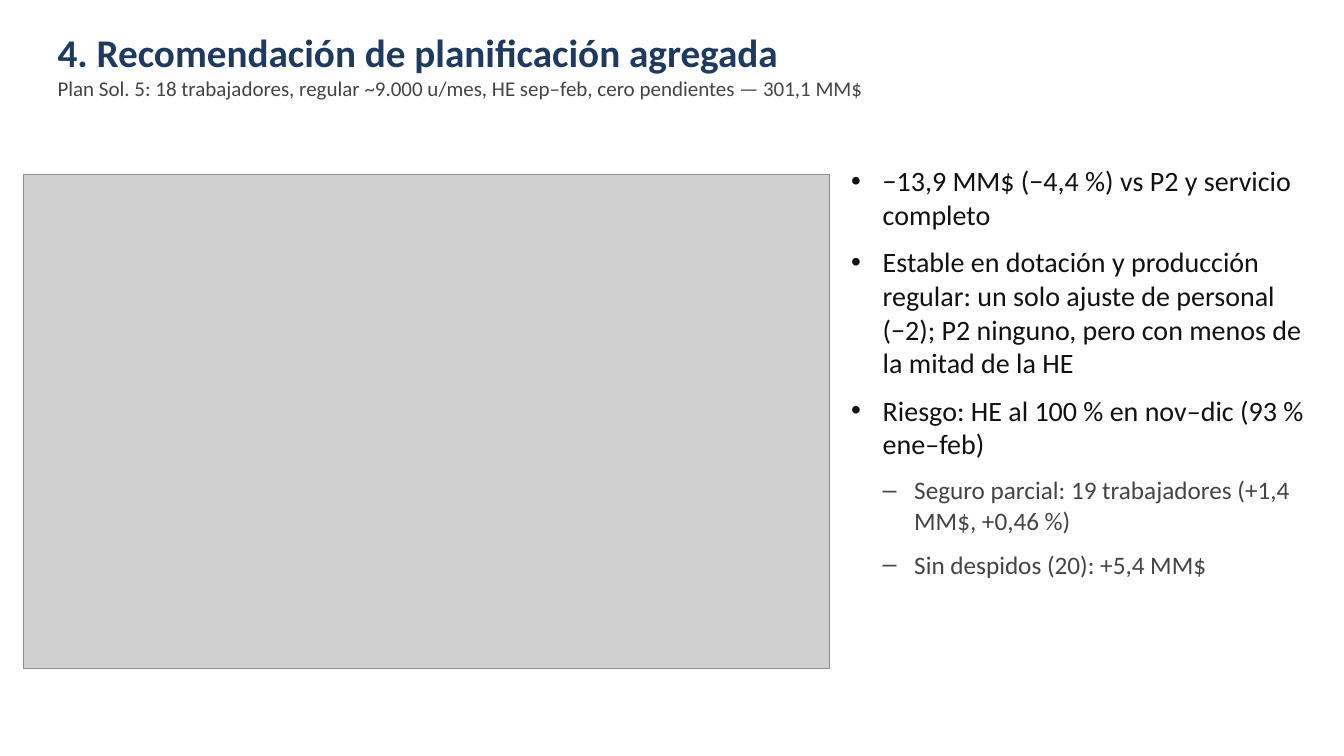
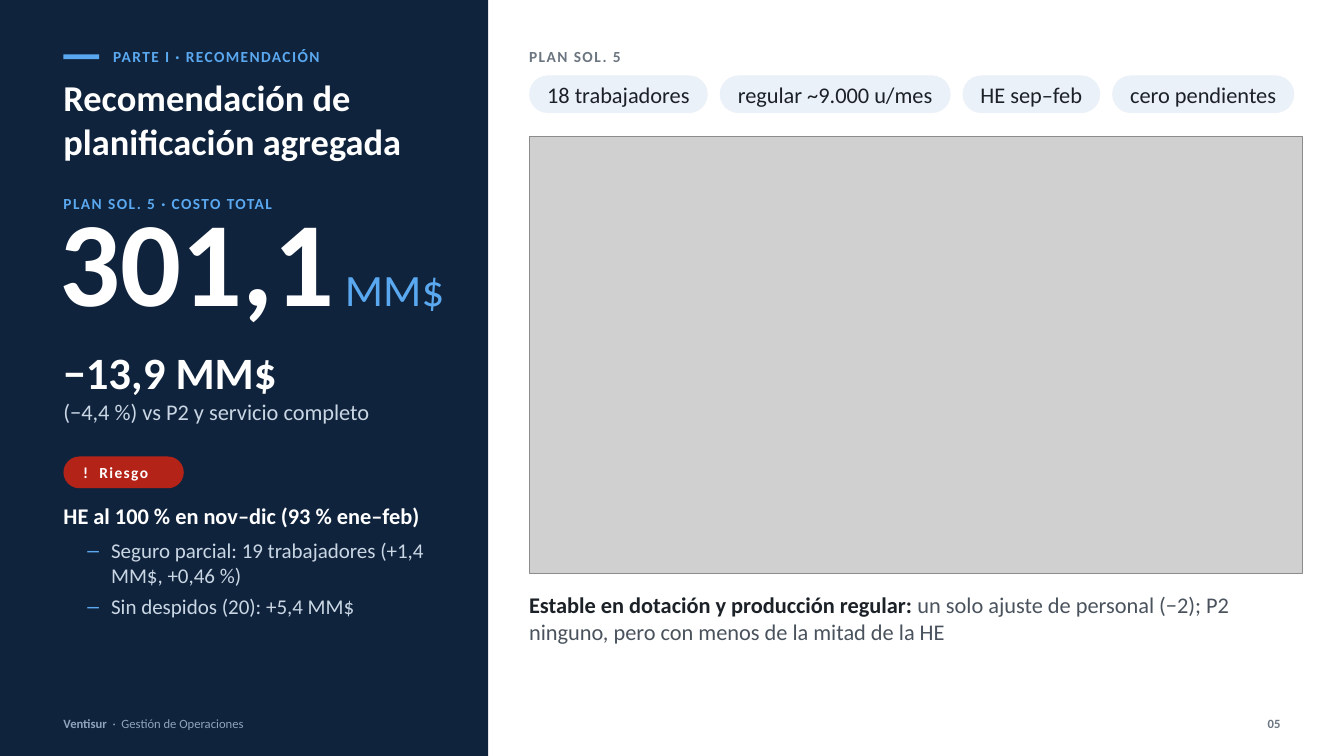
Before and after one commit to cdevidts/GDO-proyecto, a slide deck: slide 5 of proyecto/04_presentacion/Presentacion_Ventisur.pptx. Drawn at 1344x756 pixels with LibreOffice and Linux fonts; fonts in the diff are those of the drawing; grey boxes stand for pictures. Boxes give left, top, right and bottom in pixels: in the first picture for what was removed or moved away, otherwise in the second. Text is boxed around its words. In the diff, an @@ line names an element or a change of style, - is before the commit and + after.

```diff
--- a/proyecto/04_presentacion/Presentacion_Ventisur.pptx
+++ b/proyecto/04_presentacion/Presentacion_Ventisur.pptx
@@ rectangle added at bbox=[0, 0, 488, 756], fill #10233D @@
@@ text removed at bbox=[58, 39, 862, 100] @@
-4. Recomendación de planificación agregada
-Plan Sol. 5: 18 trabajadores, regular ~9.000 u/mes, HE sep–feb, cero pendientes — 301,1 MM$
@@ rectangle added at bbox=[64, 54, 99, 59], fill #5AA9F0 @@
@@ text added at bbox=[113, 49, 320, 62], 11 pt, text #5AA9F0, bold @@
+PARTE I · RECOMENDACIÓN
@@ text added at bbox=[529, 52, 621, 62], 11 pt, text #6B7580, bold @@
+PLAN SOL. 5
@@ text added at bbox=[63, 85, 401, 161], 26 pt, text #FFFFFF, bold @@
+Recomendación de planificación agregada
@@ rounded rectangle added at bbox=[529, 76, 708, 113], fill #EAF1F8, 16 pt, text #1C2127 @@
+18 trabajadores
@@ rounded rectangle added at bbox=[720, 76, 951, 113], fill #EAF1F8, 16 pt, text #1C2127 @@
+regular ~9.000 u/mes
@@ rounded rectangle added at bbox=[963, 76, 1101, 113], fill #EAF1F8, 16 pt, text #1C2127 @@
+HE sep–feb
@@ rounded rectangle added at bbox=[1112, 76, 1295, 113], fill #EAF1F8, 16 pt, text #1C2127 @@
+cero pendientes
@@ picture added at bbox=[529, 137, 1304, 574] @@
@@ picture removed at bbox=[24, 174, 830, 668] @@
@@ text at bbox=[883, 170, 1291, 230]: paragraph removed @@
-• −13,9 MM$ (−4,4 %) vs P2 y servicio completo
@@ text added at bbox=[59, 206, 444, 322], 86 pt, text #FFFFFF, bold @@
+301,1 MM$
@@ text added at bbox=[63, 199, 272, 209], 11 pt, text #5AA9F0, bold @@
+PLAN SOL. 5 · COSTO TOTAL
@@ text added at bbox=[63, 359, 370, 424], 16 pt, text #C9D6E3 @@
+−13,9 MM$
+(−4,4 %) vs P2 y servicio completo
@@ text at bbox=[883, 400, 1289, 578]: paragraphs removed @@
-• Riesgo: HE al 100 % en nov–dic (93 % ene–feb)
-  – Seguro parcial: 19 trabajadores (+1,4 MM$, +0,46 %)
-  – Sin despidos (20): +5,4 MM$
@@ rounded rectangle added at bbox=[64, 457, 184, 488], fill #B42318, 11 pt, text #FFFFFF, bold @@
+! Riesgo
@@ text added at bbox=[63, 507, 423, 618], 15 pt, text #C9D6E3 @@
+HE al 100 % en nov–dic (93 % ene–feb)
+– Seguro parcial: 19 trabajadores (+1,4 MM$, +0,46 %)
+– Sin despidos (20): +5,4 MM$
@@ text "Estable en dotación y producción ...": place and size @@
-text "Estable en dotación y producción ..." at bbox=[883, 170, 1301, 578]
+text "Estable en dotación y producción ..." at bbox=[529, 597, 1229, 644]
@@ text "Estable en dotación y producción ..." at bbox=[529, 597, 1229, 644]: size 20 to 16 pt; text colour #111111 to #1C2127, bold on in "Estable en dotación y producción regular:"; text colour #111111 to #4A535D in "un solo ajuste de personal (−2); P2 ..."; bullet • to none; less space between paragraphs @@
@@ text added at bbox=[63, 719, 243, 730], 9 pt, text #8FA3BA @@
+Ventisur · Gestión de Operaciones
@@ text added at bbox=[1268, 720, 1281, 728], 9 pt, text #6B7580, bold @@
+05
```
Also in this commit, not shown: 7 other slides changed, 17 other files.
